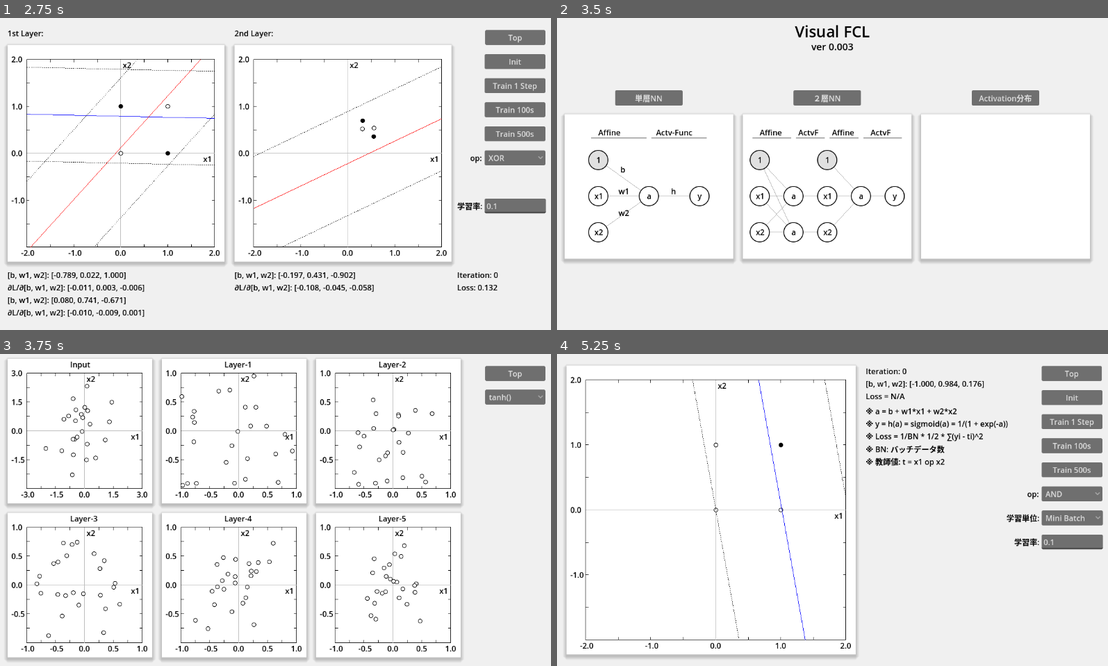
Above: before the commit, frames 1-4 (two rows, left to right).
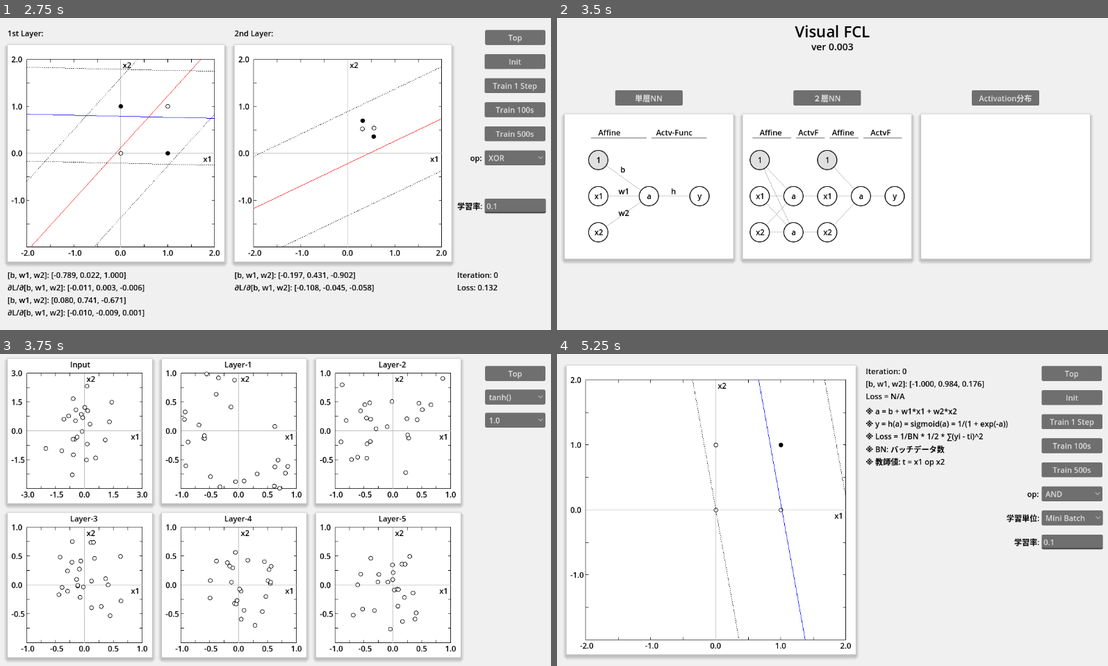
Above: after the commit, the same moments.

Repository: vivisuke/VisualFCL
Game: Godot game, scene res://top_scene.tscn
Same seed, same stepped clock (60 frames per second), same inputs: the game is played once before the commit and once after it.
Inputs:
- Up to frame 1 (2.75 s): click "単層NN" at 0.5 s; click "Top" at 1.25 s; click "２層NN" at 2 s
- Up to frame 2 (3.5 s): click "Top" at 2.75 s
- Up to frame 3 (3.75 s): click "Activation分布" at 3.5 s
- Up to frame 4 (5.25 s): click "Top" at 4.25 s; click "単層NN" at 5 s

Frames 1-2 are identical in both runs. In frame 3, 2.4% of the frame differs, in the area x 6-99%, y 5-92%; in frame 4, nothing differs.

Commit message:
0070 ◎ C 06/22 06/24 0.003│ToDo│重み初期値方法を指定可能に

Diff:
--- a/VisualFCL/activate_distri_scene.tscn
+++ b/VisualFCL/activate_distri_scene.tscn
@@ -74,5 +74,22 @@
 popup/item_2/text = "ReLU"
 popup/item_2/id = 2
 
+[node name="WtInitTypeButton" type="OptionButton" parent="."]
+offset_left = 1011.0
+offset_top = 122.0
+offset_right = 1136.0
+offset_bottom = 153.0
+item_count = 4
+selected = 0
+popup/item_0/text = "1.0"
+popup/item_0/id = 0
+popup/item_1/text = "0.01"
+popup/item_1/id = 1
+popup/item_2/text = "Xavier"
+popup/item_2/id = 2
+popup/item_3/text = "He"
+popup/item_3/id = 3
+
 [connection signal="pressed" from="TopButton" to="." method="_on_top_button_pressed"]
 [connection signal="item_selected" from="ActvFuncButton" to="." method="_on_actv_func_button_item_selected"]
+[connection signal="item_selected" from="WtInitTypeButton" to="." method="_on_wt_init_type_button_item_selected"]
--- a/VisualFCL/scripts/activate_distri_scene.gd
+++ b/VisualFCL/scripts/activate_distri_scene.gd
@@ -1,7 +1,8 @@
 extends Node2D
 
-enum {		# 活性化関数種別
-	AF_TANH = 0, AF_SIGMOID, AF_RELU,
+enum {
+	AF_TANH = 0, AF_SIGMOID, AF_RELU,		# 活性化関数種別
+	WI_1 = 0, WI_001, WI_XAVIER, WI_HE,		# 重み標準偏差・初期化方法
 }
 const N_INPUT = 50				# 入力データ数
 const N_NODE = 50				# 中間、出力ノード数
@@ -26,8 +27,7 @@
 		# 重みベクター初期化
 		vec_weight.resize(n_input+1)
 		if true:
-			for i in range(n_input+1):
-				vec_weight[i] = randfn(0.0, deviation)
+			init_weight(deviation)
 		else:
 			vec_weight[0] = sin(randf_range(0.0, 2*PI))
 			vec_weight[1] = 1.0
@@ -36,6 +36,9 @@
 				for k in range(n_input-1):
 					vec_weight[k+1] *= cos(th)
 				vec_weight[i+2] = sin(th)
+	func init_weight(deviation:float):
+		for i in range(n_input+1):
+			vec_weight[i] = randfn(0.0, deviation)
 	func sigmoid(x): return 1.0/(1.0 + exp(-x))
 	func ReLU(x): return x if x >= 0.0 else 0.0
 	func forward(inp: Array):
@@ -71,6 +74,9 @@
 	func set_af(af):
 		for i in range(n_output):
 			neuron_lst[i].actv_func = af
+	func set_norm(norm):
+		for i in range(n_output):
+			neuron_lst[i].init_weight(norm)
 	func forward(inp: Array):
 		vec_output.resize(n_output)
 		for i in range(n_output):
@@ -149,15 +155,19 @@
 # Called every frame. 'delta' is the elapsed time since the previous frame.
 func _process(delta):
 	pass
-
-
 func _on_top_button_pressed():
 	get_tree().change_scene_to_file("res://top_scene.tscn")
-	pass # Replace with function body.
-
-
 func _on_actv_func_button_item_selected(index):
 	for k in range(N_LAYER):
 		vec_layer[k].set_af(index)
 	forward()
-	pass # Replace with function body.
+func _on_wt_init_type_button_item_selected(index):
+	var norm
+	if index == WI_1: norm = 1.0
+	elif index == WI_001: norm = 0.001
+	elif index == WI_XAVIER: norm = 1.0/sqrt(N_INPUT)
+	elif index == WI_HE: norm = sqrt(2.0/N_INPUT)
+	print("norm = ", norm)
+	for k in range(N_LAYER):
+		vec_layer[k].set_norm(norm)
+	forward()
Not shown, changed: VisualFCL.spr
